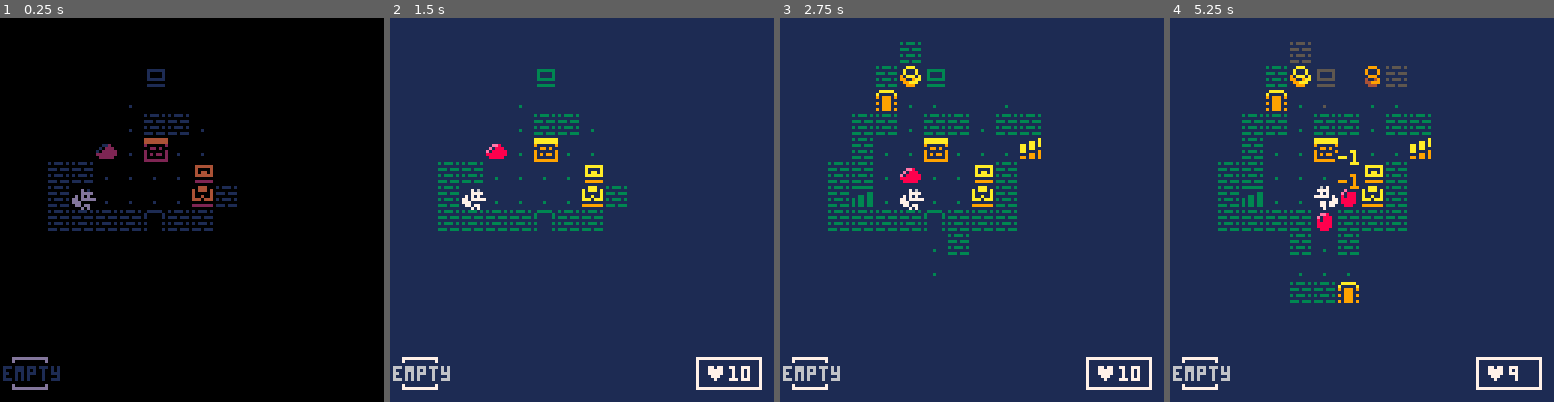
Above: before the commit, frames 1-4 (left to right).
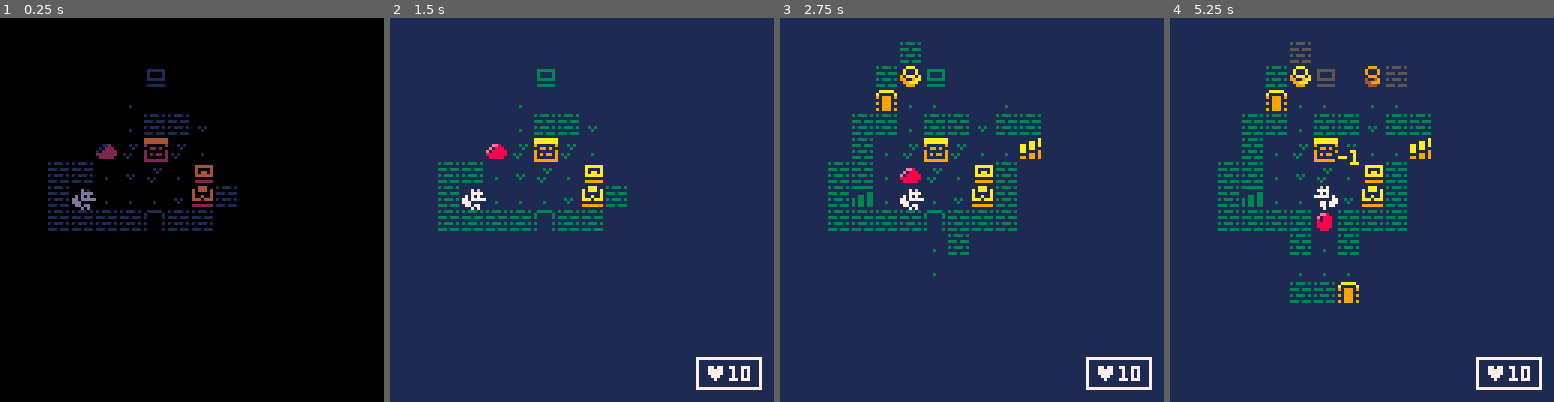
Above: after the commit, the same moments.

Repository: xjchong/pico-yggdrasil
Game: PICO-8 cartridge yggdrasil.p8
Two runs of this game, one before a commit and one after it. Both use one fixed random seed, a clock stepped at 60 frames per second and the inputs below.
Inputs:
- Up to frame 1 (0.25 s): no input
- Up to frame 2 (1.5 s): tap X (X key) at 0.33, 1.07 s; tap O (Z key) at 0.7 s
- Up to frame 3 (2.75 s): hold Right 1.6-2.1 s; tap O (Z key) at 1.7, 2.1, 2.5 s; tap X (X key) at 1.85 s; hold Up 2.15-2.42 s; hold Right from 2.47 s (still down)
- Up to frame 4 (5.25 s): tap O (Z key) every 0.4 s from 2.9 to 4.9 s; tap X (X key) at 2.97, 4.08, 5.2 s; release Right at 3.03 s; hold Left 3.08-3.58 s; hold Down 3.63-3.97 s; hold Right 4.02-4.68 s; hold Up 4.73-5.03 s; hold Left from 5.08 s (still down)

The runs differ from the first frame. In frame 1, 0.6% of the frame differs, in the area x 0-54%, y 28-97%; in frame 2, 0.6%; in frame 3, 0.6%; in frame 4, 0.9%, in the area x 0-94%, y 28-97%.

Commit message:
Update inventory system

Diff:
--- a/yggdrasil.p8
+++ b/yggdrasil.p8
@@ -76,6 +76,7 @@
  toasts={}
  windows={}
  msg_window=nil
+ item_window=nil
  hp_window=add_window(101,112,24,13,"",7)
 end
 
@@ -92,7 +93,7 @@
  if btn_bfr and p_hp>0 then
   handle_btn(btn_bfr)
   btn_bfr=nil
- else
+ elseif p_hp>0 then
   read_input()
  end
 
@@ -230,23 +231,30 @@
  end
 end
 
-function draw_fog()
- --alternate palette for fogged,
- --uncovered tiles.
+function pal_dim()
+ --alternate palette for dim look.
  pal(3,5)
  pal(9,4)
  pal(10,9)
  pal(13,5)
+end
+
+function draw_fog()
+ pal_dim()
 
  for pos=1,256 do
   local x,y=pos_to_xy(pos)
-  local uncovered = fog[pos]
+  local uncovered,item = fog[pos],get_item(x,y)
   if uncovered and not fov[pos] then
    --uncovered and not currently in sight
    spr(mget(x,y),x*8,y*8)
+   if item then
+    spr(208,x*8,y*8)
+    spr(item._spr,x*8,y*8)
+   end
   elseif not uncovered then
    --covered
-   spr(208,x*8,y*8)
+   spr(194,x*8,y*8)
   end
  end
 
@@ -415,17 +423,36 @@
 
 function draw_inv()
  local x,y,w,h=3,112,13,12
- rectfill(x,y,x+w,y+h,1)
- rect(x+1,y+1,x+w-1,y+h-1,7)
-
- if (inv_i<1) then
-  print_outlined("empty",x-2,y+4,6,1)
-  return
- end
- local item=inv[inv_i]
-
- spr(item._spr,x+3,y+2)
- print_outlined(item.qty,x+11,y+8,7,1)
+
+ --selected item border
+ if inv_i>=1 then
+  local xo=(inv_i-1)*12+x
+  rectfill(xo,y,xo+w,y+h,1)
+  rect(xo+1,y+1,xo+w-1,y+h-1,7)
+ end
+
+ for i=1,#inv do
+  local item,xo=inv[i],(i-1)*12+x
+  if inv_i!=i then
+   --dim unselected items
+   pal(10,btn(❎) and 6 or 9)
+   pal(9,btn(❎) and 5 or 4)
+  end
+  spr(item._spr,xo+3,y+2)
+  if not btn(❎) then
+   --print quantity by default
+   print_outlined(item.qty,xo+11,y+8,7,1)
+   --collapse existing item tips
+   if (item_window) item_window.dur=0
+  elseif inv_i==i then
+   --for the selected item
+   spr(254,xo+9,y+3)
+   spr(254,xo-3,y+3,1,1,true)
+   del(windows,item_window)
+   item_window=add_window(x,y-14,64,13,{item.tip},7)
+  end
+  pal()
+ end
 end
 -->8
 --misc
@@ -589,15 +616,29 @@
  end
 end
 
+inv_open=false
 function read_input()
  --handle special inputs first
- if btnl(❎) then
+ if btnr(❎) then
+  inv_open=false
+ end
+ if btn(❎) and inv_i>0 then
+  if not inv_open then
+   inv_open=true
+   sfx(14)
+  end
   --expand items
   if btnps(⬅️) then
    --change item left
+   inv_i-=1
+   sfx(15)
   elseif btnps(➡️) then
    --change item right
-  end
+   inv_i+=1
+   sfx(15)
+  end
+  inv_i=(inv_i-1)%#inv+1
+  if (#inv==0) inv_i=0
  --try getting other buttons
  elseif btnps(🅾️) then
   handle_btn(🅾️)
@@ -713,7 +754,7 @@
 
  if tile==202 or tile==201 then
   --vases
-  mset(x, y, 192)
+  mset(x, y, tile+16)
   sfx(4)
  elseif tile==203 then
   --doors
@@ -722,7 +763,7 @@
  elseif tile==204 or tile==205 then
   --chests
   mset(x, y, tile+16)
-  add_item("rice",2,x,y)
+  add_item(ceil(rnd(2)),2,x,y)
   sfx(5)
  elseif tile==206 then
   --upstairs
@@ -771,7 +812,7 @@
  2-slime
 --]]
 
-mob_hps={10,2}
+mob_hps={10,1}
 mob_atks={1,1}
 mob_anims={{1,2,3,4},{5,6,5,7}}
 
@@ -946,19 +987,23 @@
 -->8
 --items
 
-function add_item(_name,_qty,_x,_y)
+item_names={"rice","bell"}
+item_sprs={237,236}
+item_tips={"recovers ♥","makes noise"}
+
+function add_item(_id,_qty,_x,_y)
  local item
- if _name=="rice" then
-  item=add(items,{
-   name="rice",
-   _spr=237,
-   x=_x,
-   y=_y,
-   qty=_qty
-  })
- end
-
- mob_say(item,_name,7)
+
+ item=add(items,{
+  name=item_names[_id],
+  _spr=item_sprs[_id],
+  x=_x,
+  y=_y,
+  qty=_qty,
+  tip=item_tips[_id]
+ })
+
+ mob_say(item,item.name,7)
 end
 
 function get_item(x,y)
@@ -994,7 +1039,6 @@
 
 function use_item()
  if inv_i<1 then
-  sfx(6)
   return false
  end
 
@@ -1006,6 +1050,9 @@
   pc.hp+=1
   mob_say(pc,"+1",11)
   sfx(13)
+ elseif item.name=="bell" then
+  mob_say(pc,"♪",7)
+  sfx(16)
  end
 
  if item.qty<=0 then
@@ -1319,21 +1366,21 @@
 
 __gff__
 0000000000030303000000000000000000000000000000000000000000000000000000000000000000000000000000000000000000000000000000000000000000000000000000000000000000000000000000000000000000000000000000000000000000000000000000000000000000000000000000000000000000000000
-0000000000000000000000000000000000000000000000000000000000000000000000000000000000000000000000000000000000000000000000000000000000050000000000000003030703030200000000000000000000000000000003000000000000000000000000000000000000000000000000000000000000000000
+0000000000000000000000000000000000000000000000000000000000000000000000000000000000000000000000000000000000000000000000000000000000050000000000000303030703030200000000000000000000000000000003000404000000000000000000000000000000000000000000000000000000000000
 __map__
 c1c1c1c1c1c1c1c1c1c1c1c1c1c1c1c100000000000000000000000000000000000000000000000000000000000000000000000000000000000000000000000000000000000000000000000000000000000000000000000000000000000000000000000000000000000000000000000000000000000000000000000000000000
 c1c1c1c1c1c1c1c1c1c1c1c1c1c1c1c100000000000000000000000000000000000000000000000000000000000000000000000000000000000000000000000000000000000000000000000000000000000000000000000000000000000000000000000000000000000000000000000000000000000000000000000000000000
 c1c9cdcac1cadddcc9c1c1c1c9cccac100000000000000000000000000000000000000000000000000000000000000000000000000000000000000000000000000000000000000000000000000000000000000000000000000000000000000000000000000000000000000000000000000000000000000000000000000000000
 c1c005c0cbc0c0c0c0c0c0cbc0c0c9c100000000000000000000000000000000000000000000000000000000000000000000000000000000000000000000000000000000000000000000000000000000000000000000000000000000000000000000000000000000000000000000000000000000000000000000000000000000
-c1c0c1c1c1c0c1c1c0c1c1c1c905cac100000000000000000000000000000000000000000000000000000000000000000000000000000000000000000000000000000000000000000000000000000000000000000000000000000000000000000000000000000000000000000000000000000000000000000000000000000000
-c1c0c1c105c0dec0c0c0cec1cac0c0c100000000000000000000000000000000000000000000000000000000000000000000000000000000000000000000000000000000000000000000000000000000000000000000000000000000000000000000000000000000000000000000000000000000000000000000000000000000
-c1c0c1c1c0c0c0c0cdc1c1c1c1c0c1c100000000000000000000000000000000000000000000000000000000000000000000000000000000000000000000000000000000000000000000000000000000000000000000000000000000000000000000000000000000000000000000000000000000000000000000000000000000
-c1c0c1cfc0c0c0c0ccc1dec1c1c0c1c100000000000000000000000000000000000000000000000000000000000000000000000000000000000000000000000000000000000000000000000000000000000000000000000000000000000000000000000000000000000000000000000000000000000000000000000000000000
-c1c0c1c1c1c1dbc1c1c1c0c0c0c0c1c100000000000000000000000000000000000000000000000000000000000000000000000000000000000000000000000000000000000000000000000000000000000000000000000000000000000000000000000000000000000000000000000000000000000000000000000000000000
-c1c0c0c0c0c1c0c1c1c1c0c005c0c1c100000000000000000000000000000000000000000000000000000000000000000000000000000000000000000000000000000000000000000000000000000000000000000000000000000000000000000000000000000000000000000000000000000000000000000000000000000000
-c1c0c1c1c0c0c0c0c0c0c0c0c0c0c1c100000000000000000000000000000000000000000000000000000000000000000000000000000000000000000000000000000000000000000000000000000000000000000000000000000000000000000000000000000000000000000000000000000000000000000000000000000000
-c1c0c1c1c0c1c1cbc1c1c0c0c005c1c100000000000000000000000000000000000000000000000000000000000000000000000000000000000000000000000000000000000000000000000000000000000000000000000000000000000000000000000000000000000000000000000000000000000000000000000000000000
-c1c0c1c105c1cdc0c1c1c005c0c0c1c100000000000000000000000000000000000000000000000000000000000000000000000000000000000000000000000000000000000000000000000000000000000000000000000000000000000000000000000000000000000000000000000000000000000000000000000000000000
+c1c0c1c1c1c0c1c1d1c1c1c1c905cac100000000000000000000000000000000000000000000000000000000000000000000000000000000000000000000000000000000000000000000000000000000000000000000000000000000000000000000000000000000000000000000000000000000000000000000000000000000
+c1c0c1c105d0ded0c0c0cec1cac0c0c100000000000000000000000000000000000000000000000000000000000000000000000000000000000000000000000000000000000000000000000000000000000000000000000000000000000000000000000000000000000000000000000000000000000000000000000000000000
+c1c0c1c1c0d1d0c0cdc1c1c1c1c0c1c100000000000000000000000000000000000000000000000000000000000000000000000000000000000000000000000000000000000000000000000000000000000000000000000000000000000000000000000000000000000000000000000000000000000000000000000000000000
+c1c0c1cfc0c0c0d1ccc1dec1c1c0c1c100000000000000000000000000000000000000000000000000000000000000000000000000000000000000000000000000000000000000000000000000000000000000000000000000000000000000000000000000000000000000000000000000000000000000000000000000000000
+c1c0c1c1c1c1dbc1c1c1f0050505c1c100000000000000000000000000000000000000000000000000000000000000000000000000000000000000000000000000000000000000000000000000000000000000000000000000000000000000000000000000000000000000000000000000000000000000000000000000000000
+c1c0c0c0c0c1c0c1c1c1d1d0c0f0c1c100000000000000000000000000000000000000000000000000000000000000000000000000000000000000000000000000000000000000000000000000000000000000000000000000000000000000000000000000000000000000000000000000000000000000000000000000000000
+c1c0c1c1c0c0c0c0c0c0c0f1f0e1c1c100000000000000000000000000000000000000000000000000000000000000000000000000000000000000000000000000000000000000000000000000000000000000000000000000000000000000000000000000000000000000000000000000000000000000000000000000000000
+c1c0c1c1c0c1c1cbc1c1e1f0e0e0c1c100000000000000000000000000000000000000000000000000000000000000000000000000000000000000000000000000000000000000000000000000000000000000000000000000000000000000000000000000000000000000000000000000000000000000000000000000000000
+c1c0c1c105c1cdc0c1c1e0e1e0e0c1c100000000000000000000000000000000000000000000000000000000000000000000000000000000000000000000000000000000000000000000000000000000000000000000000000000000000000000000000000000000000000000000000000000000000000000000000000000000
 c1c0c0c0c0c1c9cac1c1c1c1c1c1c1c100000000000000000000000000000000000000000000000000000000000000000000000000000000000000000000000000000000000000000000000000000000000000000000000000000000000000000000000000000000000000000000000000000000000000000000000000000000
 c1c1c1c1c1c1c1c1c1c1c1c1c1c1c1c100000000000000000000000000000000000000000000000000000000000000000000000000000000000000000000000000000000000000000000000000000000000000000000000000000000000000000000000000000000000000000000000000000000000000000000000000000000
 c1c1c1c1c1c1c1c1c1c1c1c1c1c1c1c100000000000000000000000000000000000000000000000000000000000000000000000000000000000000000000000000000000000000000000000000000000000000000000000000000000000000000000000000000000000000000000000000000000000000000000000000000000
Not shown, changed: 36 lines of the sprite sheet (__gfx__) section of yggdrasil.p8
Not shown, changed: the sound effects (__sfx__) section of yggdrasil.p8
Not shown, changed: yggdrasil.p8.png
